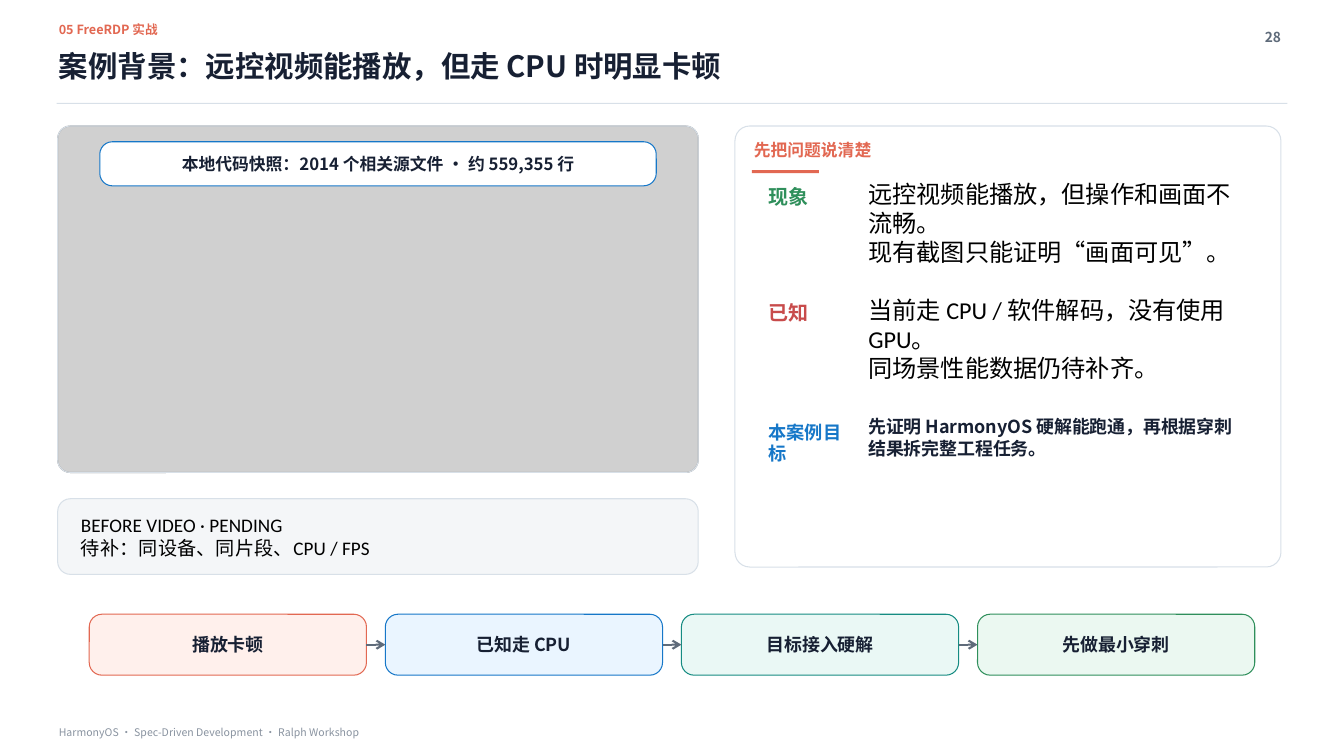
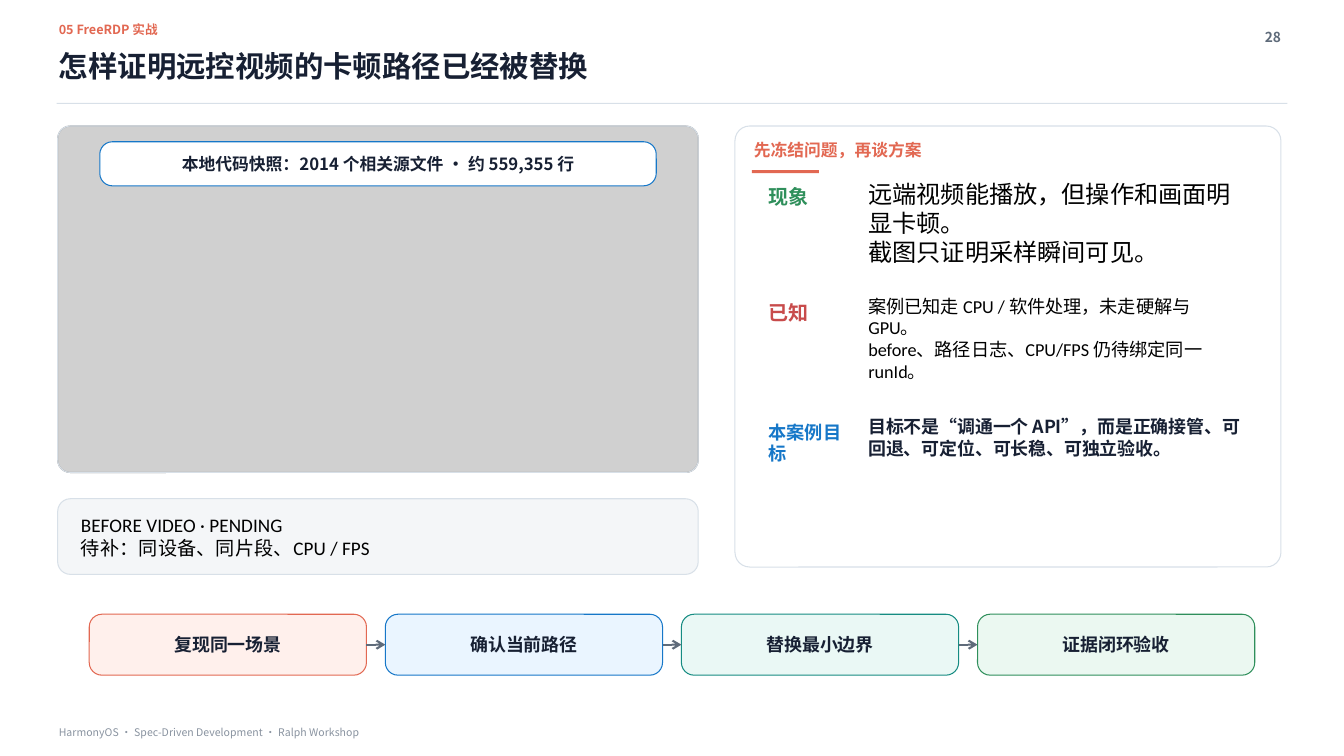
Before and after one commit to xiaomu120413/harmonyos-sdd-ralph-workshop, a slide deck: slide 28 of deliverables/HarmonyOS_SDD_Ralph_Workshop_MDM证据增强版.pptx. Drawn at 1344x756 pixels with LibreOffice and Linux fonts; fonts in the diff are those of the drawing; grey boxes stand for pictures. Boxes give left, top, right and bottom in pixels: in the first picture for what was removed or moved away, otherwise in the second. Text is boxed around its words. In the diff, an @@ line names an element or a change of style, - is before the commit and + after.

```diff
--- a/deliverables/HarmonyOS_SDD_Ralph_Workshop_MDM证据增强版.pptx
+++ b/deliverables/HarmonyOS_SDD_Ralph_Workshop_MDM证据增强版.pptx
@@ text at bbox=[59, 52, 588, 80]: text changed @@
-案例背景：远控视频能播放，但走 CPU 时明显卡顿
+怎样证明远控视频的卡顿路径已经被替换
@@ text at bbox=[754, 141, 922, 158]: text changed @@
-先把问题说清楚
+先冻结问题，再谈方案
@@ text at bbox=[868, 182, 1231, 263]: text changed @@
-远控视频能播放，但操作和画面不流畅。
-现有截图只能证明“画面可见”。
+远端视频能播放，但操作和画面明显卡顿。
+截图只证明采样瞬间可见。
@@ text at bbox=[868, 297, 1202, 379]: text changed; size 17.3 to 13 pt @@
-当前走 CPU / 软件解码，没有使用 GPU。
-同场景性能数据仍待补齐。
+案例已知走 CPU / 软件处理，未走硬解与 GPU。
+before、路径日志、CPU/FPS 仍待绑定同一 runId。
@@ text at bbox=[868, 417, 1240, 457]: text changed @@
-先证明 HarmonyOS 硬解能跑通，再根据穿刺结果拆完整工程任务。
+目标不是“调通一个 API”，而是正确接管、可回退、可定位、可长稳、可独立验收。
@@ text at bbox=[174, 636, 281, 653]: text changed @@
-播放卡顿
+复现同一场景
@@ text at bbox=[471, 635, 578, 653]: text changed @@
-已知走 CPU
+确认当前路径
@@ text at bbox=[767, 635, 874, 653]: text changed @@
-目标接入硬解
+替换最小边界
@@ text at bbox=[1063, 635, 1170, 653]: text changed @@
-先做最小穿刺
+证据闭环验收
```
Also in this commit, not shown: 9 other slides changed, 1 slide added, 1 slide removed, 8 other files.
